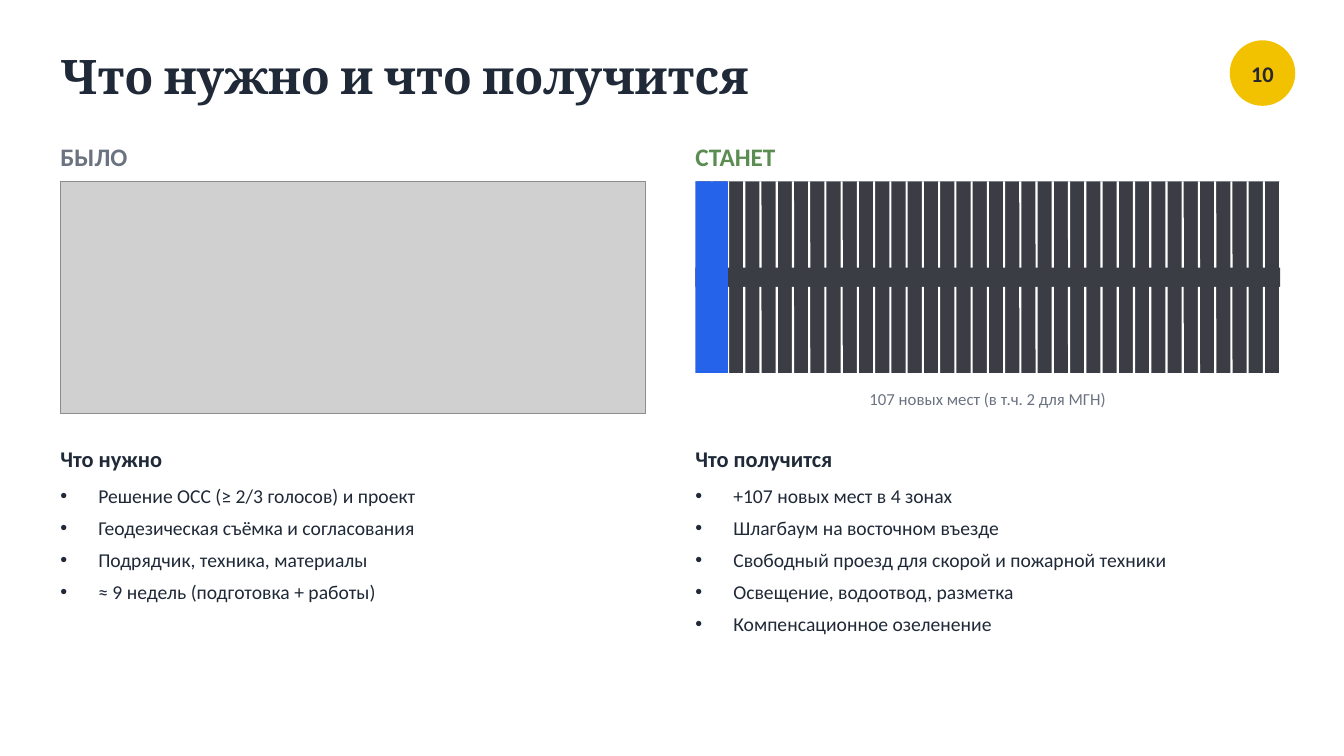
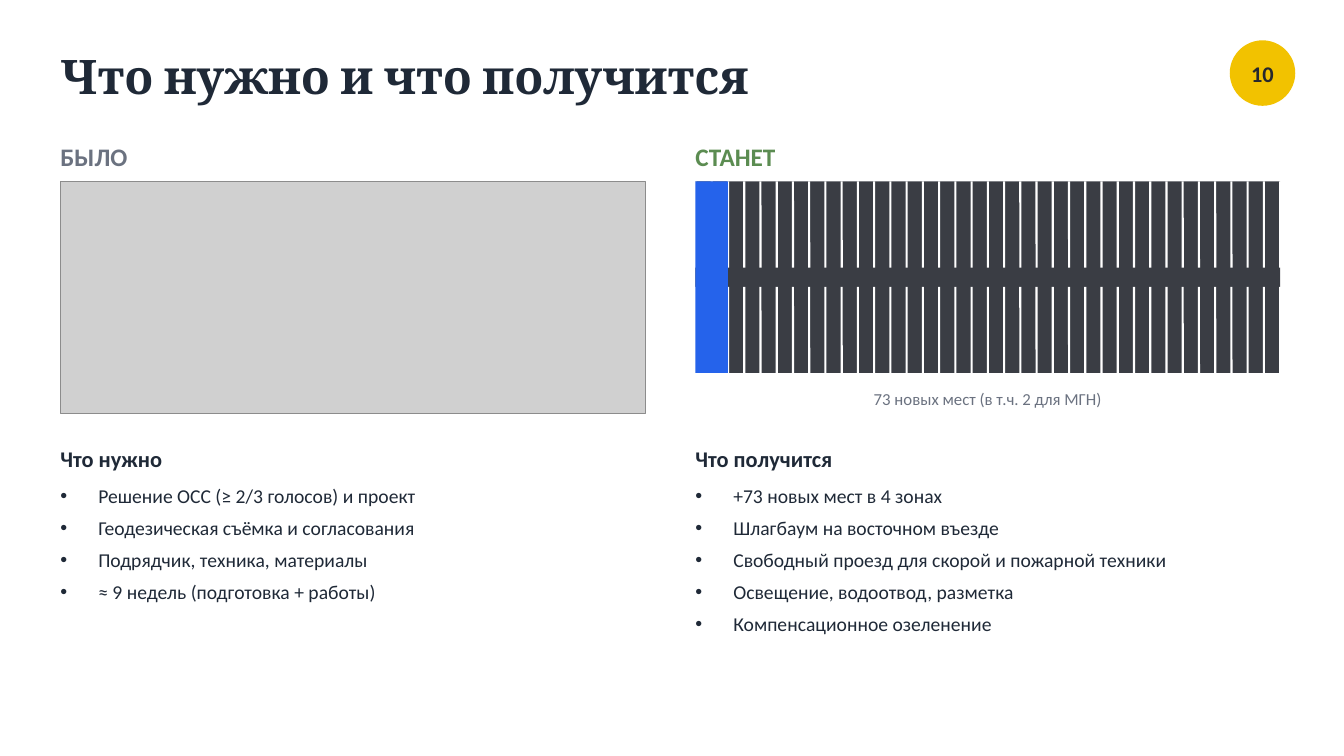
Before and after one commit to shortisshow-prog/mirigrushek, a slide deck: slide 10 of parking/Парковка_Нахимова_20.pptx. Drawn at 1344x756 pixels with LibreOffice and Linux fonts; fonts in the diff are those of the drawing; grey boxes stand for pictures. Boxes give left, top, right and bottom in pixels: in the first picture for what was removed or moved away, otherwise in the second. Text is boxed around its words. In the diff, an @@ line names an element or a change of style, - is before the commit and + after.

```diff
--- a/parking/Парковка_Нахимова_20.pptx
+++ b/parking/Парковка_Нахимова_20.pptx
@@ text at bbox=[874, 393, 1101, 408]: text changed @@
-107 новых мест (в т.ч. 2 для МГН)
+73 новых мест (в т.ч. 2 для МГН)
@@ text at bbox=[733, 490, 942, 503]: text changed @@
-• +107 новых мест в 4 зонах
+• +73 новых мест в 4 зонах
```
Also in this commit, not shown: 7 other slides changed, 1 slide added, 3 other files.
